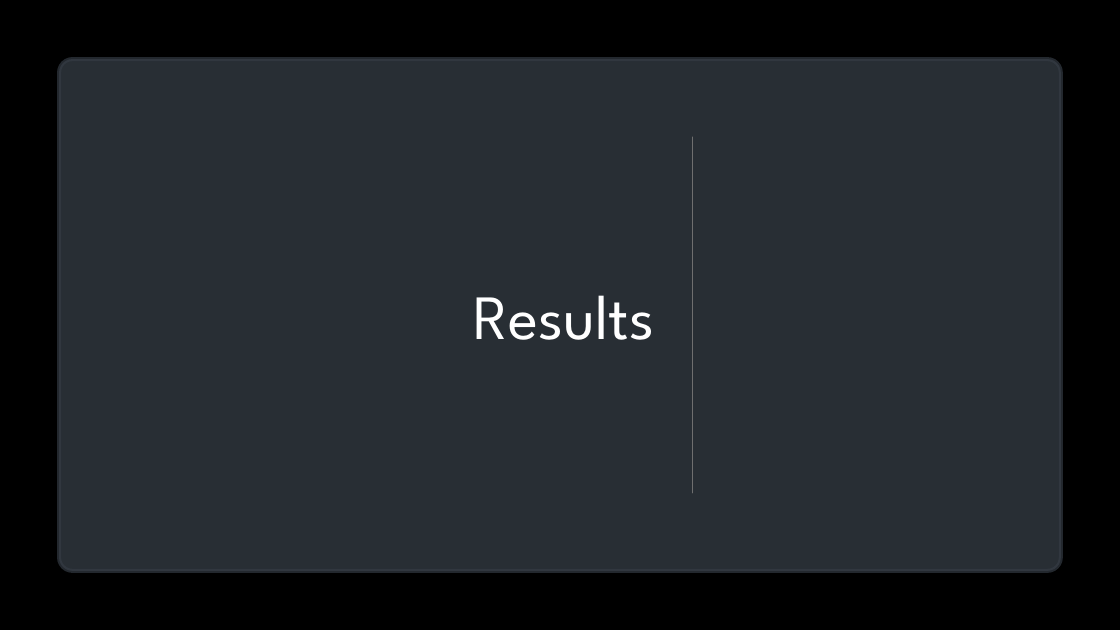
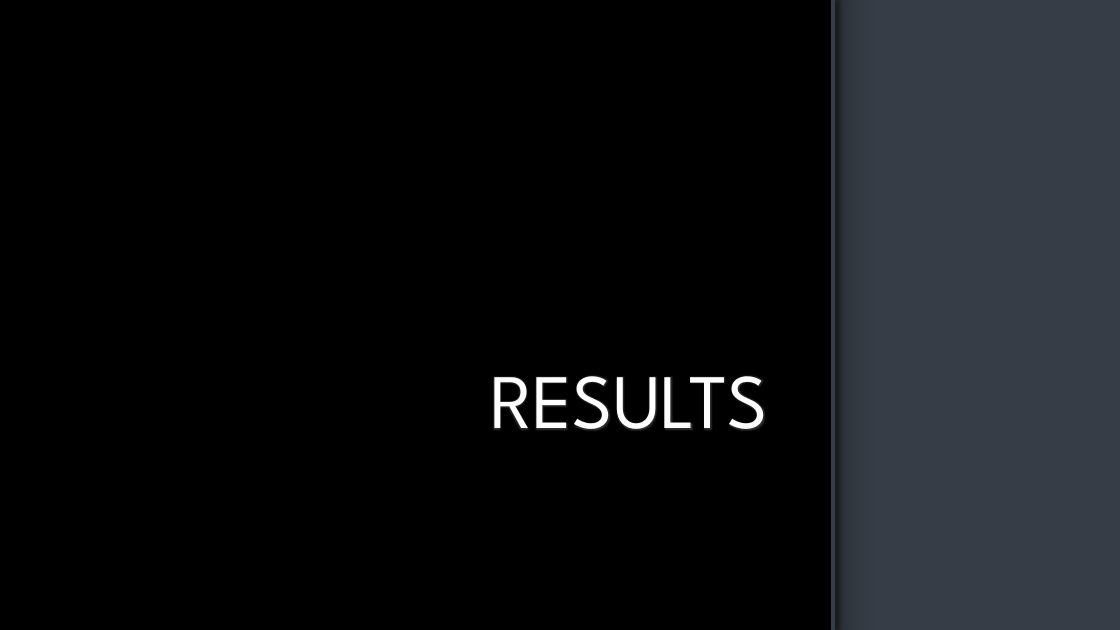
Before and after one commit to CSUMBPelicanCollective/CST205, a slide deck: slide 6 of Final Project/finalProjectPresentation_LastName_FirstName.pptx (slide 7 before the commit). Drawn at 1120x630 pixels with LibreOffice and Linux fonts; fonts in the diff are those of the drawing; background and template pictures are left out. Boxes give left, top, right and bottom in pixels: in the first picture for what was removed or moved away, otherwise in the second. Text is boxed around its words. In the diff, an @@ line names an element or a change of style, - is before the commit and + after.

```diff
--- a/Final Project/finalProjectPresentation_LastName_FirstName.pptx
+++ b/Final Project/finalProjectPresentation_LastName_FirstName.pptx
@@ rectangle added at (x1=833, y1=0, x2=1120, y2=630), fill #363D46 @@
@@ line added from (833, 630) to (833, 0), #282E35 3 pt @@
@@ rectangle added at (x1=836, y1=0, x2=878, y2=630), fill gradient #363D46 to #282E35 @@
@@ rounded rectangle removed at (x1=59, y1=59, x2=1061, y2=571) @@
@@ title "RESULTS" at (x1=490, y1=376, x2=767, y2=430): vertical alignment middle to bottom @@
@@ line removed from (692, 137) to (692, 493) @@
@@ title at (x1=490, y1=376, x2=767, y2=430): text changed; size 54 to 66 pt @@
-Results
+RESULTS
```
Also in this commit, not shown: 6 other slides changed, 2 slides removed, 2 other files.
